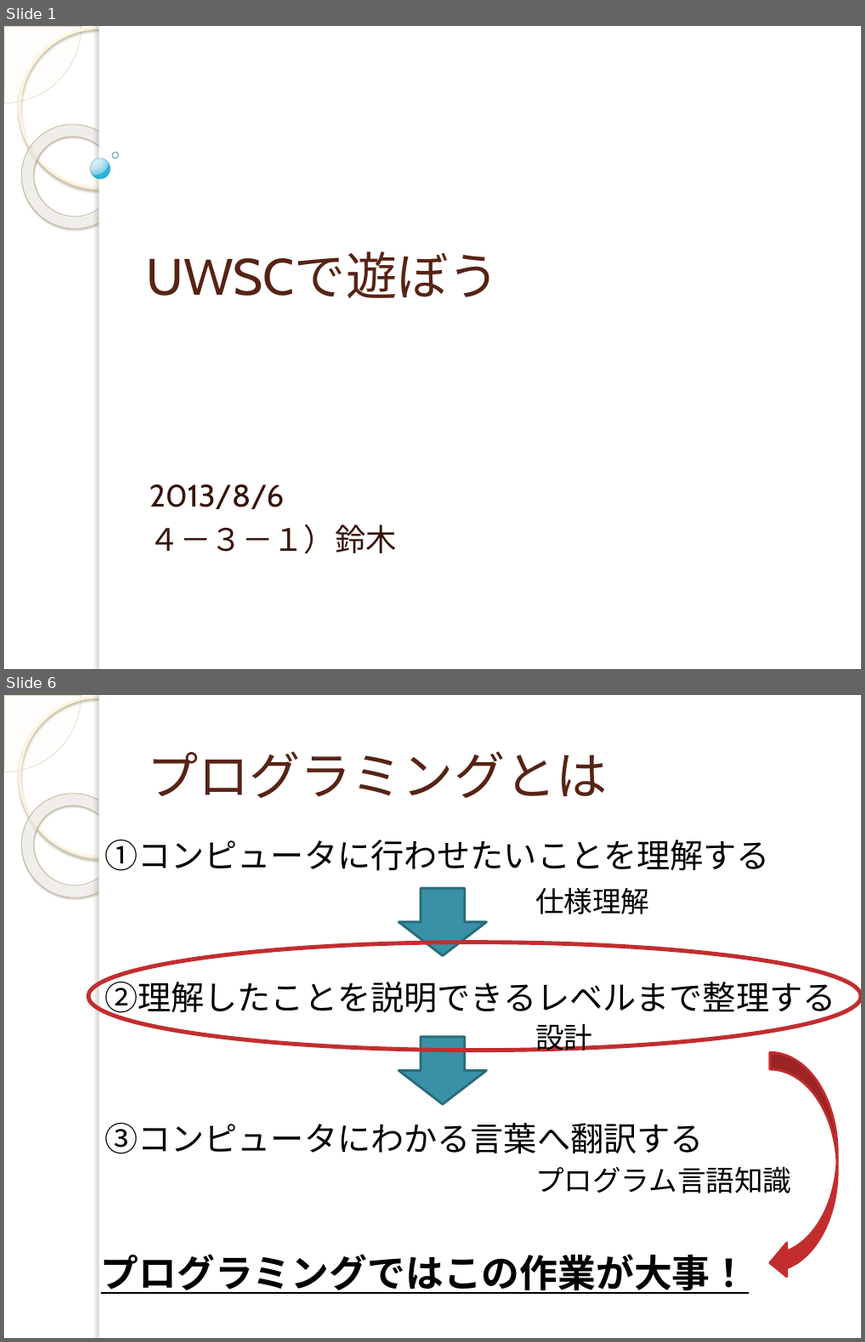
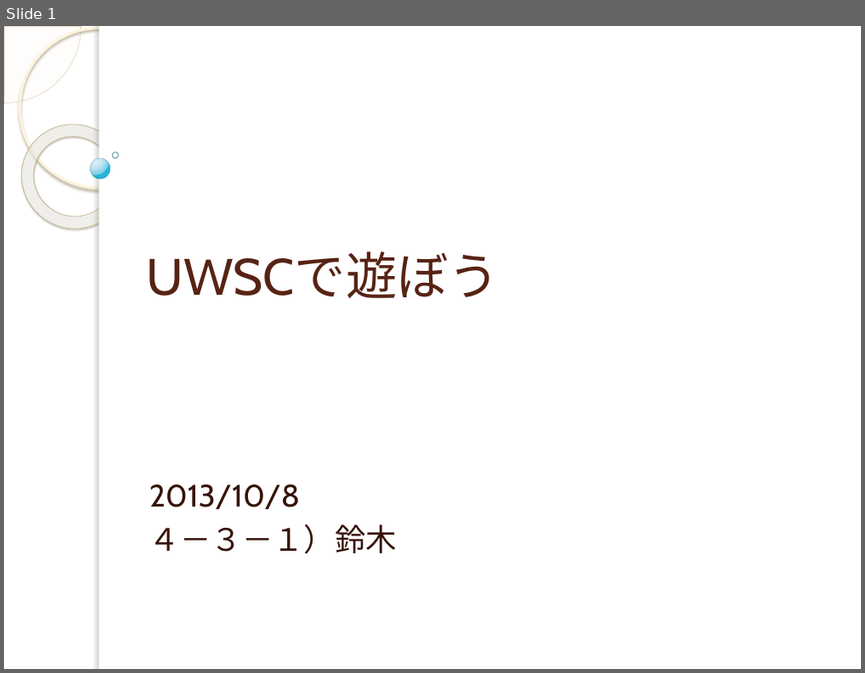
Before and after one commit to yuridonus/FEstudy, a slide deck: uwsc.pptx. Shown one above the other, each under a label of ours: slides 1 and 6 before the commit, slide 1 after it; the slides between them are not shown. The pictures are 865x1342 and 865x673 pixels, drawn with LibreOffice and Linux fonts; fonts in the diff are those of the drawing; background and template pictures are left out. Boxes give left, top, right and bottom in pixels: in the first picture for what was removed or moved away, otherwise in the second. Text is boxed around its words. In the diff, an @@ line names an element or a change of style, - is before the commit and + after.

```diff
--- a/uwsc.pptx
+++ b/uwsc.pptx
@@ slide 6 removed at box(4, 695, 861, 1338), background picture (left out); not listed: 5 template elements that a slide beside it also shows @@
@@ title removed at box(147, 751, 607, 798) @@
-プログラミングとは
@@ text removed at box(104, 839, 835, 1154) @@
-①コンピュータに行わせたいことを理解する
-②理解したことを説明できるレベルまで整理する
-③コンピュータにわかる言葉へ翻訳する
@@ down arrow removed at box(399, 888, 487, 955) @@
@@ text removed at box(535, 887, 649, 914) @@
-仕様理解
@@ ellipse removed at box(88, 941, 861, 1049) @@
@@ text removed at box(535, 1024, 592, 1052) @@
-設計
@@ down arrow removed at box(399, 1037, 487, 1105) @@
@@ curved left arrow removed at box(770, 1052, 838, 1279) @@
@@ text removed at box(535, 1166, 791, 1193) @@
-プログラム言語知識
@@ text removed at box(101, 1253, 749, 1293) @@
-プログラミングではこの作業が大事！
@@ slide 1 changed as well @@
@@ subtitle at box(149, 484, 300, 509): text changed @@
-2013/8/6
+2013/10/8
```
Also in this commit, not shown: 2 other slides changed, 7 slides added, 26 other slides removed, 1 other file.
